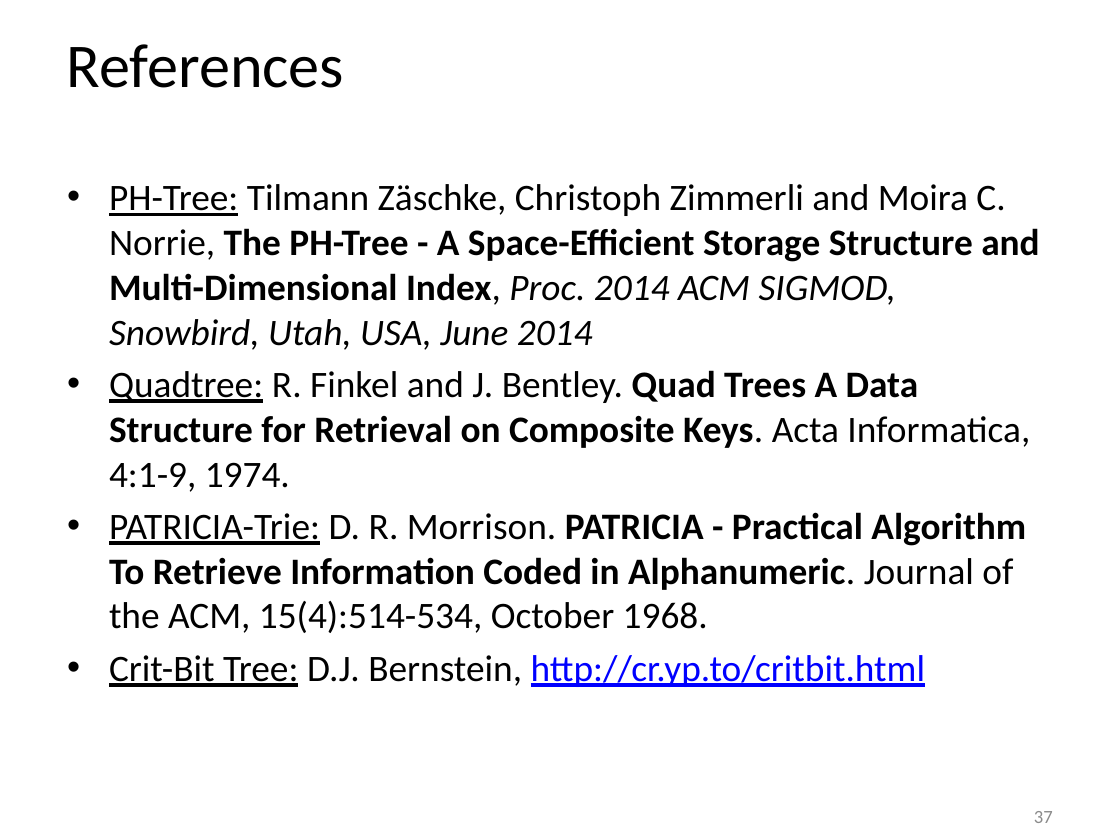
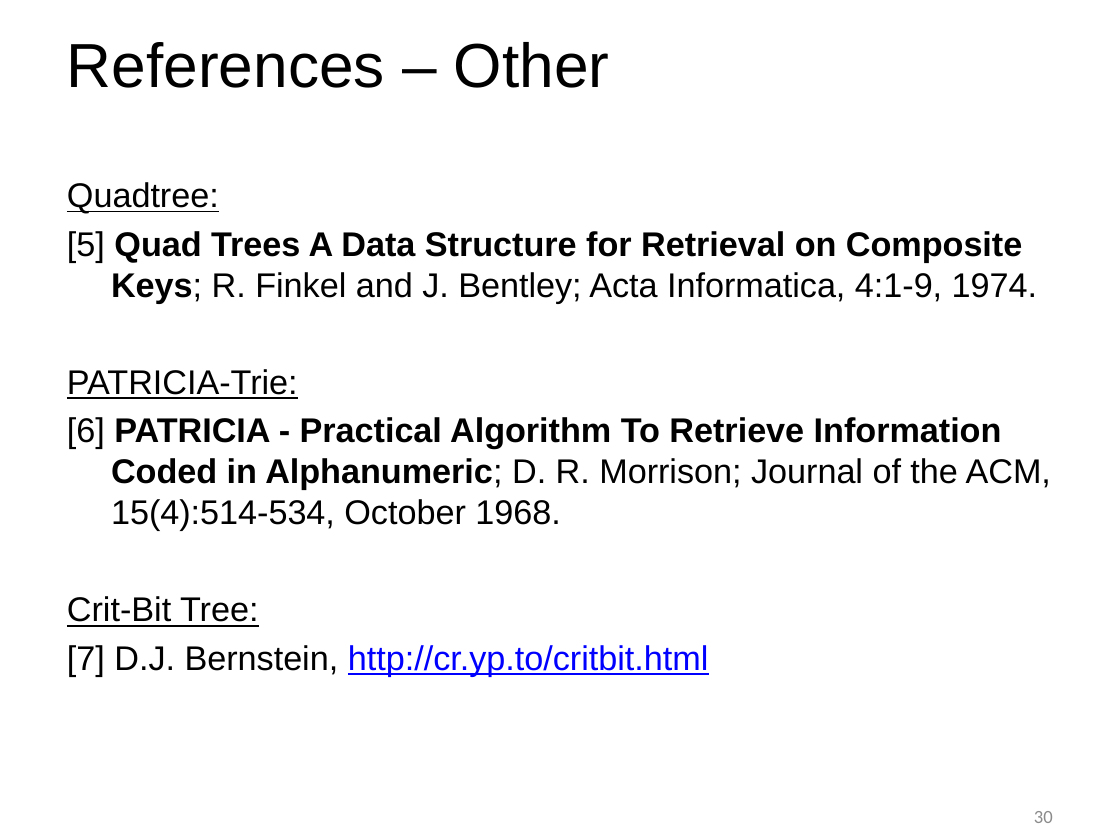
Before and after one commit to tzaeschke/phtree-site, a slide deck: slide 30 of originals/PH-tree-presentation-2018.odp (slide 37 before the commit). Drawn at 1120x840 pixels with LibreOffice and Linux fonts; fonts in the diff are those of the drawing. Boxes give left, top, right and bottom in pixels: in the first picture for what was removed or moved away, otherwise in the second. Text is boxed around its words. In the diff, an @@ line names an element or a change of style, - is before the commit and + after.

Commit message:
Presentation + img

```diff
--- a/originals/PH-tree-presentation-2018.odp
+++ b/originals/PH-tree-presentation-2018.odp
@@ text at (67, 42, 609, 88): text changed; font Calibri to Arial @@
-References
+References – Other
@@ text at (67, 182, 1051, 676): text changed; size 24 to 22 pt; font Calibri to Arial @@
-• PH-Tree: Tilmann Zäschke, Christoph Zimmerli and Moira C. Norrie, The PH-Tree - A Space-Efficient Storage Structure and Multi-Dimensional Index, Proc. 2014 ACM SIGMOD, Snowbird, Utah, USA, June 2014
-• Quadtree: R. Finkel and J. Bentley. Quad Trees A Data Structure for Retrieval on Composite Keys. Acta Informatica, 4:1-9, 1974.
-• PATRICIA-Trie: D. R. Morrison. PATRICIA - Practical Algorithm To Retrieve Information Coded in Alphanumeric. Journal of the ACM, 15(4):514-534, October 1968.
-• Crit-Bit Tree: D.J. Bernstein, http://cr.yp.to/critbit.html
+Quadtree:
+[5] Quad Trees A Data Structure for Retrieval on Composite Keys; R. Finkel and J. Bentley; Acta Informatica, 4:1-9, 1974.
+PATRICIA-Trie:
+[6] PATRICIA - Practical Algorithm To Retrieve Information Coded in Alphanumeric; D. R. Morrison; Journal of the ACM, 15(4):514-534, October 1968.
+Crit-Bit Tree:
+[7] D.J. Bernstein, http://cr.yp.to/critbit.html
@@ page number at (1034, 811, 1053, 823): text changed @@
-37
+30
```
Also in this commit, not shown: 11 other slides changed, 8 slides added, 12 slides removed, 15 other files.
